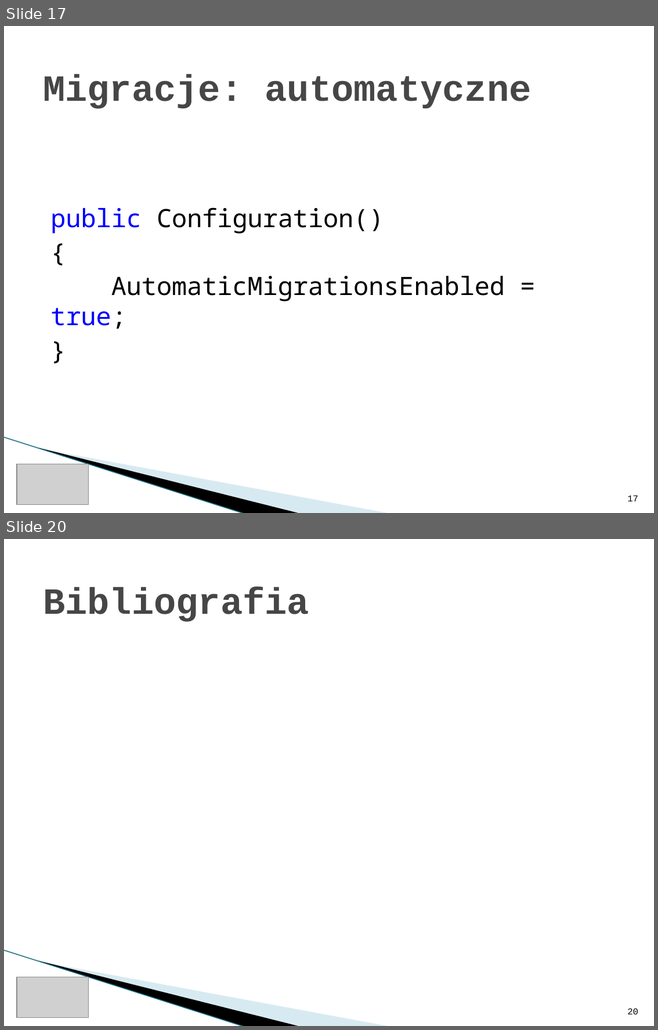
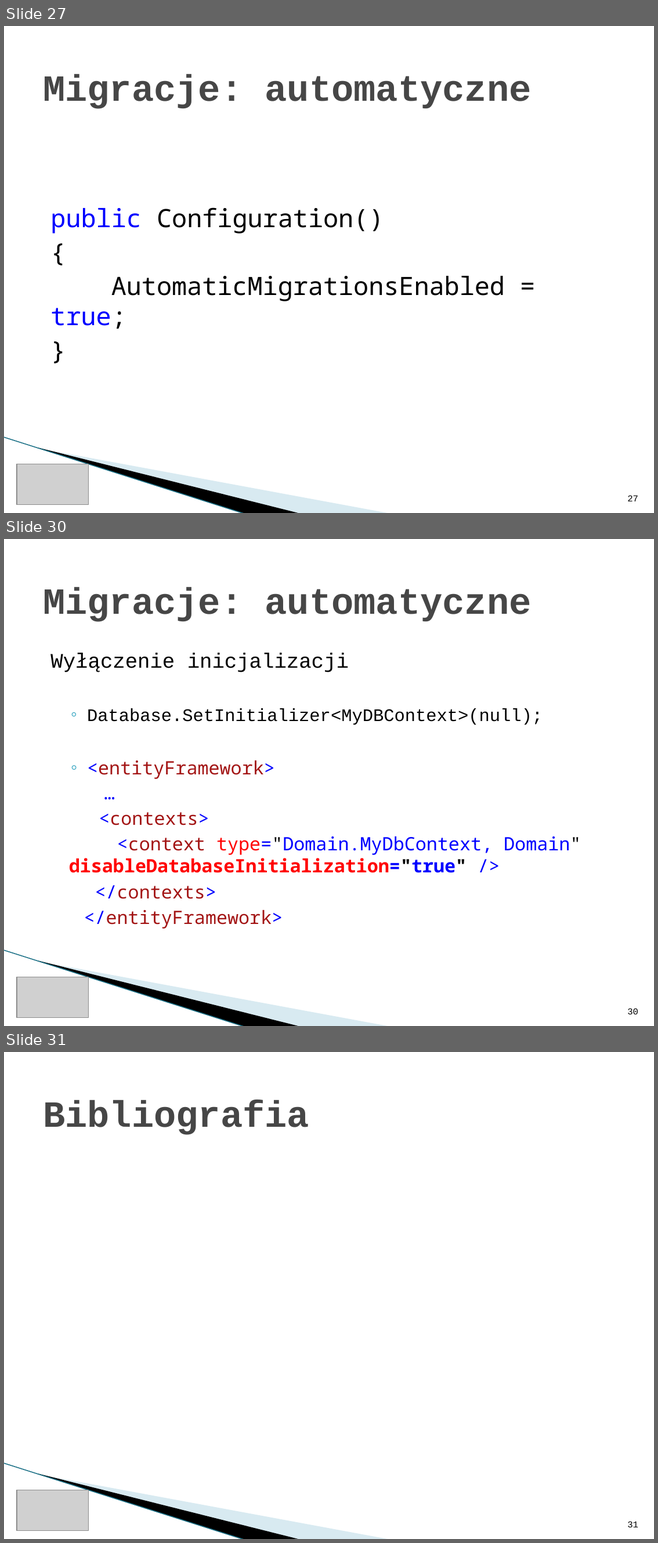
Before and after one commit to rwoszczyk/Training, a slide deck: ItKrd_EF.pptx. Shown one above the other, each under a label of ours: slides 17 and 20 before the commit, slides 27, 30 and 31 after it; the slides between them are not shown. The pictures are 658x1030 and 658x1543 pixels, drawn with LibreOffice and Linux fonts; fonts in the diff are those of the drawing; grey boxes stand for pictures; background and template pictures are left out. Boxes give left, top, right and bottom in pixels: in the first picture for what was removed or moved away, otherwise in the second. Text is boxed around its words. In the diff, an @@ line names an element or a change of style, - is before the commit and + after.

```diff
--- a/ItKrd_EF.pptx
+++ b/ItKrd_EF.pptx
@@ slide 30 added at (4, 539, 654, 1026), background #FFFFFF; not listed: 3 template elements that a slide beside it also shows @@
@@ title added at (43, 587, 531, 622), 41 pt, text #464646, bold @@
+Migracje: automatyczne
@@ text added at (50, 653, 581, 929), 20.4 pt, text #000000 @@
+Wyłączenie inicjalizacji
+  ◦ Database.SetInitializer<MyDBContext>(null);
+  ◦ <entityFramework>
+  …
+    <contexts>
+<context type="Domain.MyDbContext, Domain" disableDatabaseInitialization="true" />
+</contexts>
+</entityFramework>
@@ picture added at (17, 977, 89, 1017) @@
@@ page number added at (627, 1008, 638, 1015), 10 pt, text #000000 @@
+30
@@ what was slide 17 is now slide 27 @@
@@ page number at (627, 495, 638, 502): text changed @@
-17
+27
@@ what was slide 20 is now slide 31 @@
@@ page number at (627, 1521, 638, 1528): text changed @@
-20
+31
```
Also in this commit, not shown: 2 slides changed, 10 other slides added, 8 other files.
